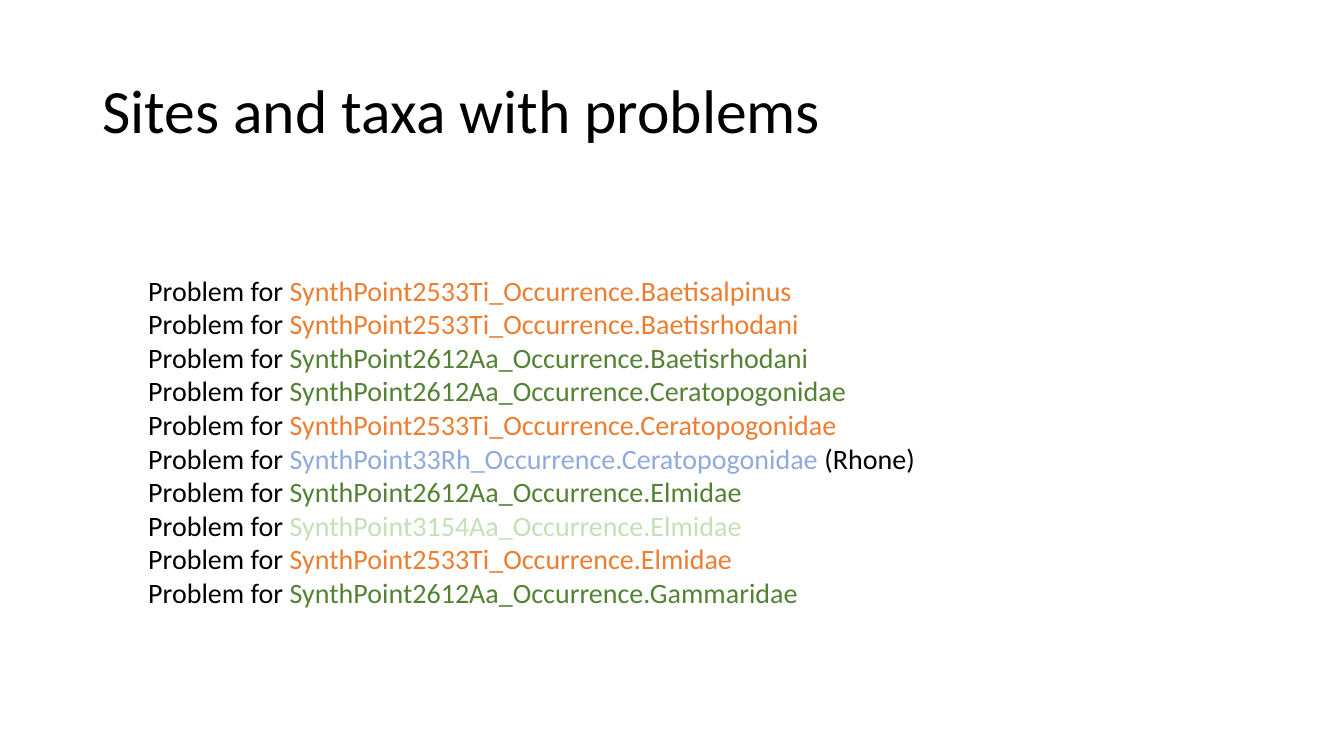
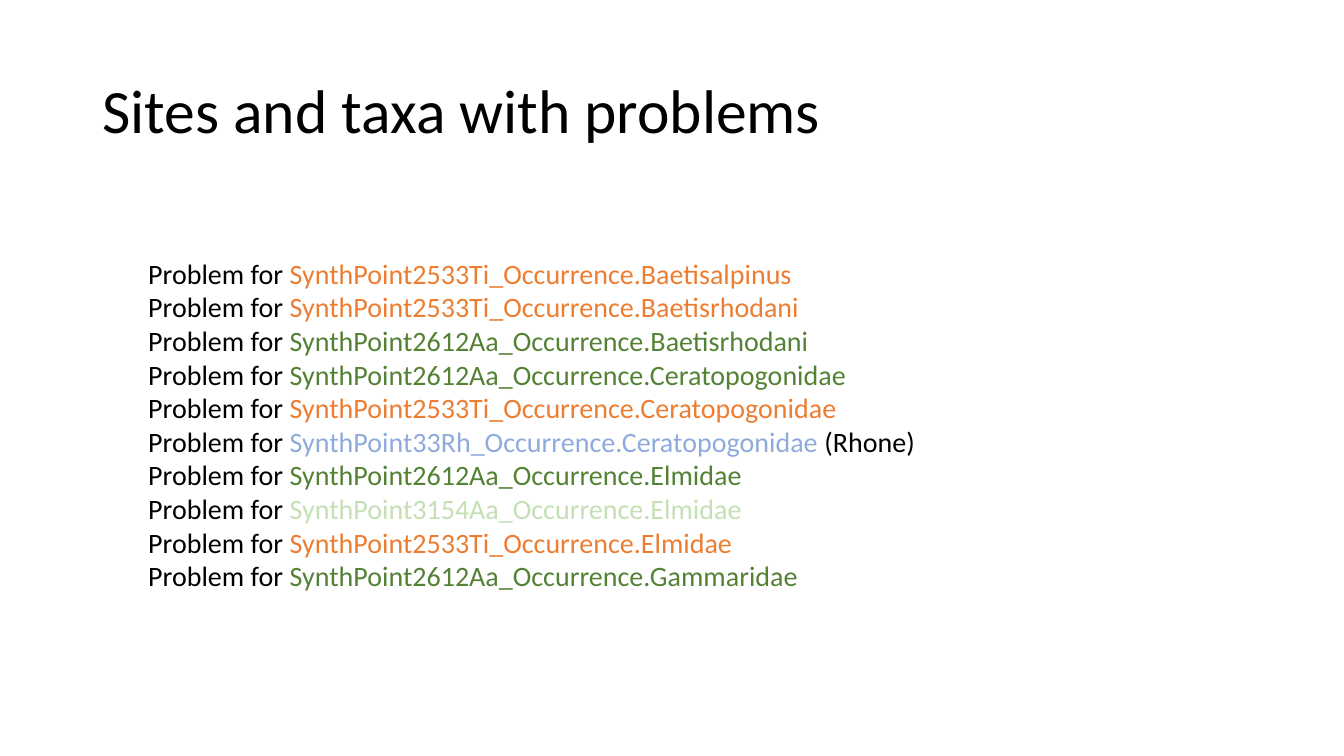
Before and after one commit to emmachollet/ArtificialData_Streambugs_SDMs, a slide deck: slide 2 of C1_documentation/problems_ice.pptx. Drawn at 1344x756 pixels with LibreOffice and Linux fonts; fonts in the diff are those of the drawing. Boxes give left, top, right and bottom in pixels: in the first picture for what was removed or moved away, otherwise in the second. Text is boxed around its words. In the diff, an @@ line names an element or a change of style, - is before the commit and + after.

```diff
--- a/C1_documentation/problems_ice.pptx
+++ b/C1_documentation/problems_ice.pptx
@@ text "Problem for SynthPoint2533Ti_Occurrence.Baetisalpinus" moved from (x1=148, y1=281, x2=914, y2=608) to (x1=148, y1=264, x2=914, y2=591) @@
```
Also in this commit, not shown: 1 other slide changed, 5 slides added, 9 other files.
